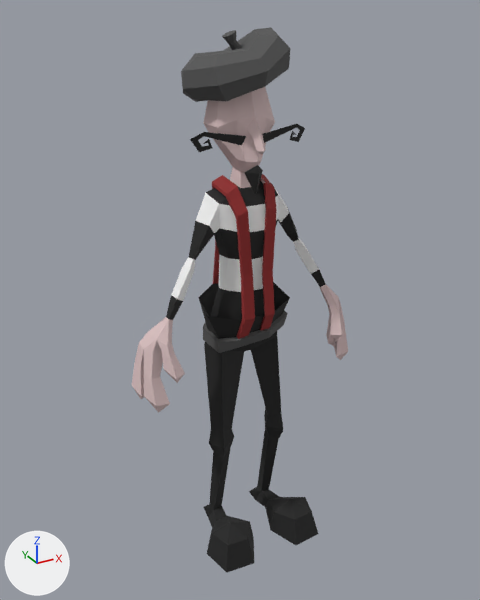
A saved change to the FBX model Assets/Models/Character/Pantomime/pantomime.FBX.
One viewpoint serves both versions: a 50 mm camera at (-1.23, -2.16, 2.22) aimed at (-0.01, 0.05, 1.12). The axes (+X, +Y, +Z) are drawn at lower left. The lights are the same throughout. Where no turn or scale is listed for an object, it has been applied to the vertices. Vertices at the same position are counted once.

In view in the first picture: 'pantomime'.
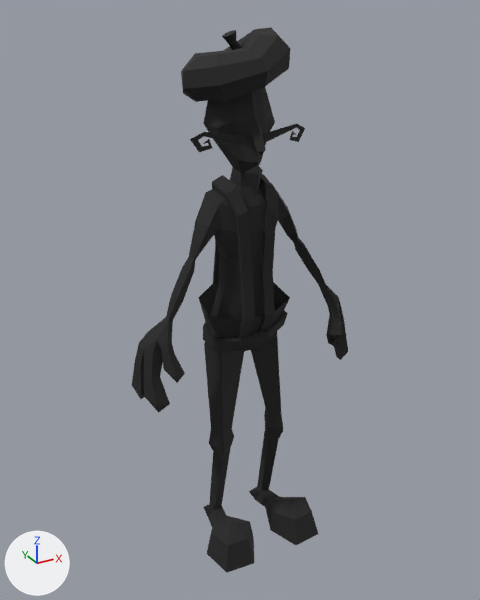
What differs and where, as boxes [x1, y1, x2, y2] in the pictures (480 x 600 px):
part 1 of me_mesh, recoloured (grey to black)
    both: [171, 187, 319, 301]
part 2 of me_mesh, recoloured (grey to black)
    both: [132, 87, 348, 413]
part 3 of me_mesh, recoloured (red to black)
    both: [212, 174, 277, 339]
part 4 of me_mesh, recoloured (grey to black)
    both: [181, 27, 290, 353]

Edits to the bpy script that builds the scene:
```text
Change me_mesh:
    where me_mesh.from_pydata(...)  # 530 vertices, 541 faces; spans x -0.51..0.51, y -0.26..0.31, z 0.0..2.16
    used by ob_pantomime; location = (0.0, 0.0, 0.0)
    me_mesh part 1: all 38 faces that had it switch from mat_stripes (white #f3f3f3) to mat_stripesandbeard (black #1c1c1c)
    me_mesh part 2: all 176 faces that had it switch from mat_skin (light grey #dac0c0) to mat_stripesandbeard (black #1c1c1c)
    me_mesh part 3: all 68 faces that had it switch from mat_suspenders (red #902626) to mat_stripesandbeard (black #1c1c1c)
    me_mesh part 4: all 93 faces that had it switch from mat_hatandpants (dark grey #535353) to mat_stripesandbeard (black #1c1c1c)
```
